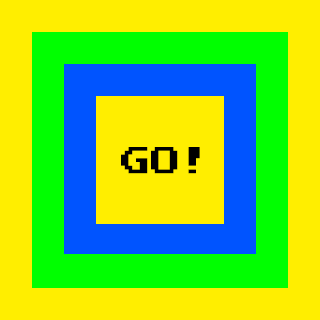
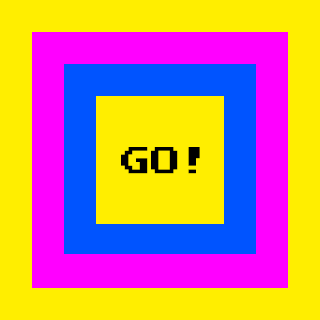
Two versions of the same layered image (320×320). Layer-by-layer changes:
painted on "large green copy" over [32, 32, 288, 288]
